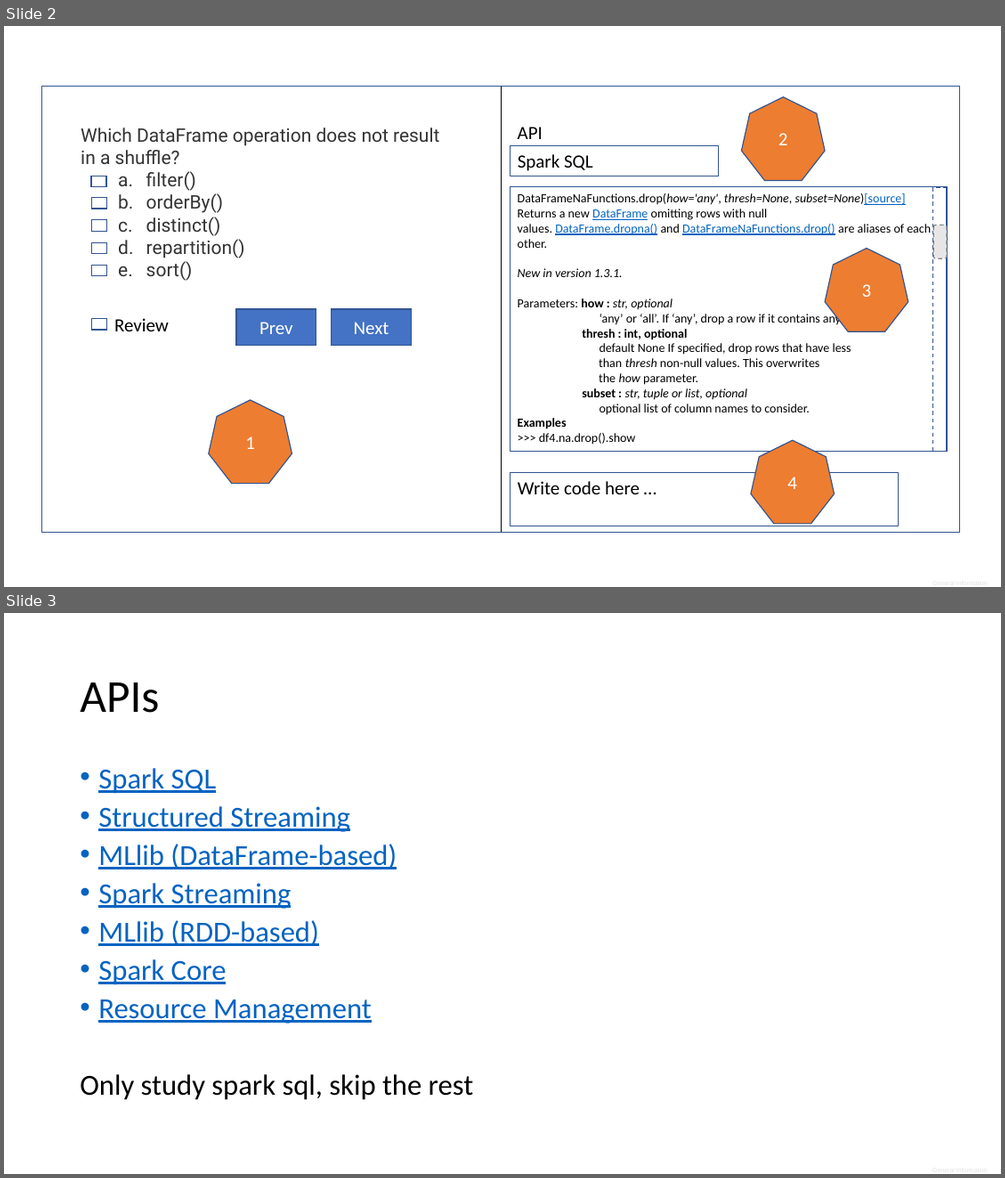
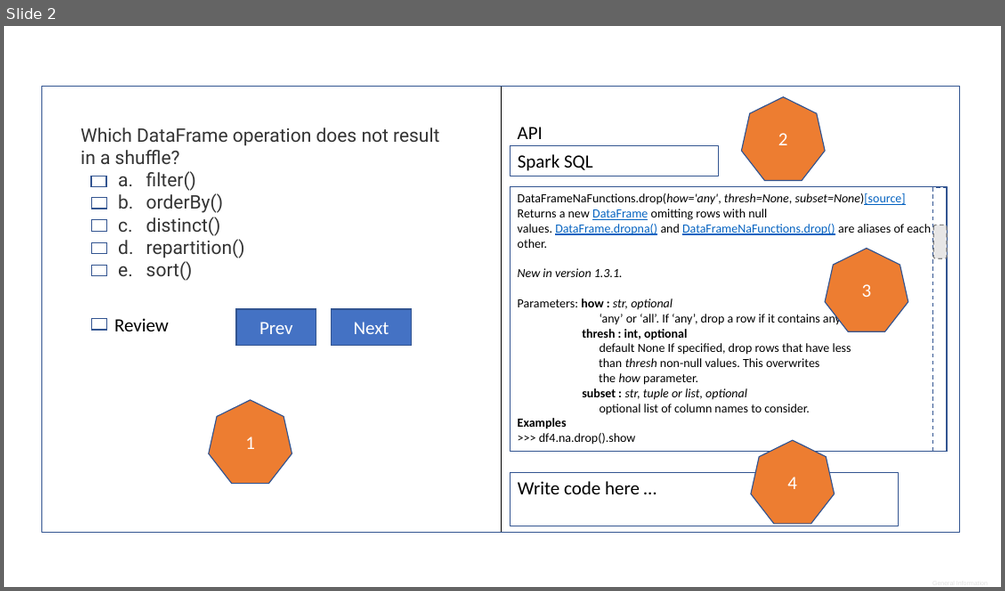
Before and after one commit to misbah-uddin/medium-articles, a slide deck: spark/developer_associate_certification/diagrams.pptx. Shown one above the other, each under a label of ours: slides 2 and 3 before the commit, slide 2 after it. The pictures are 1005x1178 and 1005x591 pixels, drawn with LibreOffice and Linux fonts; fonts in the diff are those of the drawing. Boxes give left, top, right and bottom in pixels: in the first picture for what was removed or moved away, otherwise in the second. Text is boxed around its words. In the diff, an @@ line names an element or a change of style, - is before the commit and + after.

```diff
--- a/spark/developer_associate_certification/diagrams.pptx
+++ b/spark/developer_associate_certification/diagrams.pptx
@@ slide 3 removed at (x1=4, y1=613, x2=1001, y2=1174), background #FFFFFF @@
@@ title removed at (x1=80, y1=682, x2=159, y2=713) @@
-APIs
@@ text removed at (x1=80, y1=768, x2=473, y2=1100) @@
-• Spark SQL
-• Structured Streaming
-• MLlib (DataFrame-based)
-• Spark Streaming
-• MLlib (RDD-based)
-• Spark Core
-• Resource Management
-Only study spark sql, skip the rest
```
Also in this commit, not shown: 1 other slide removed, 1 other file.
